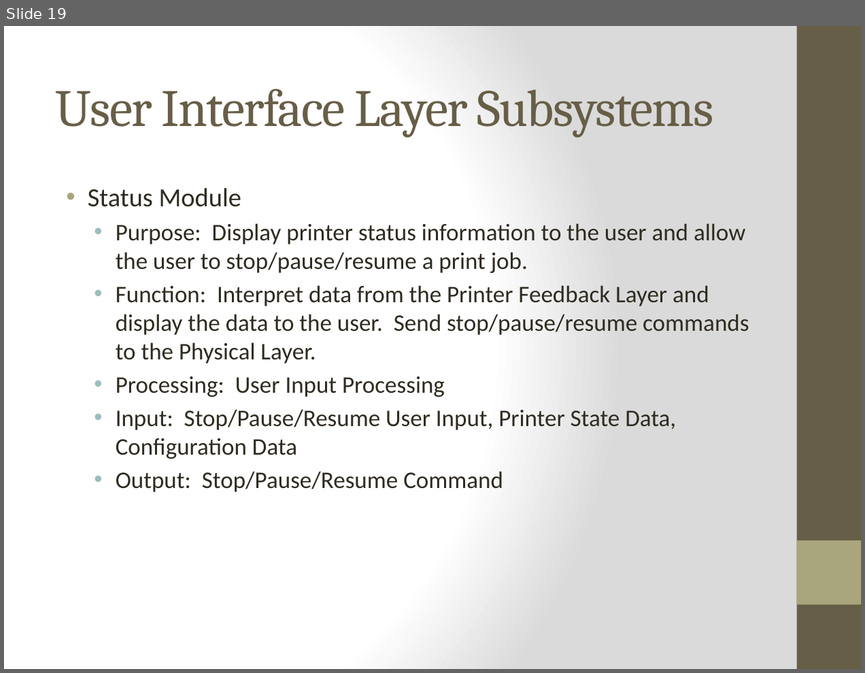
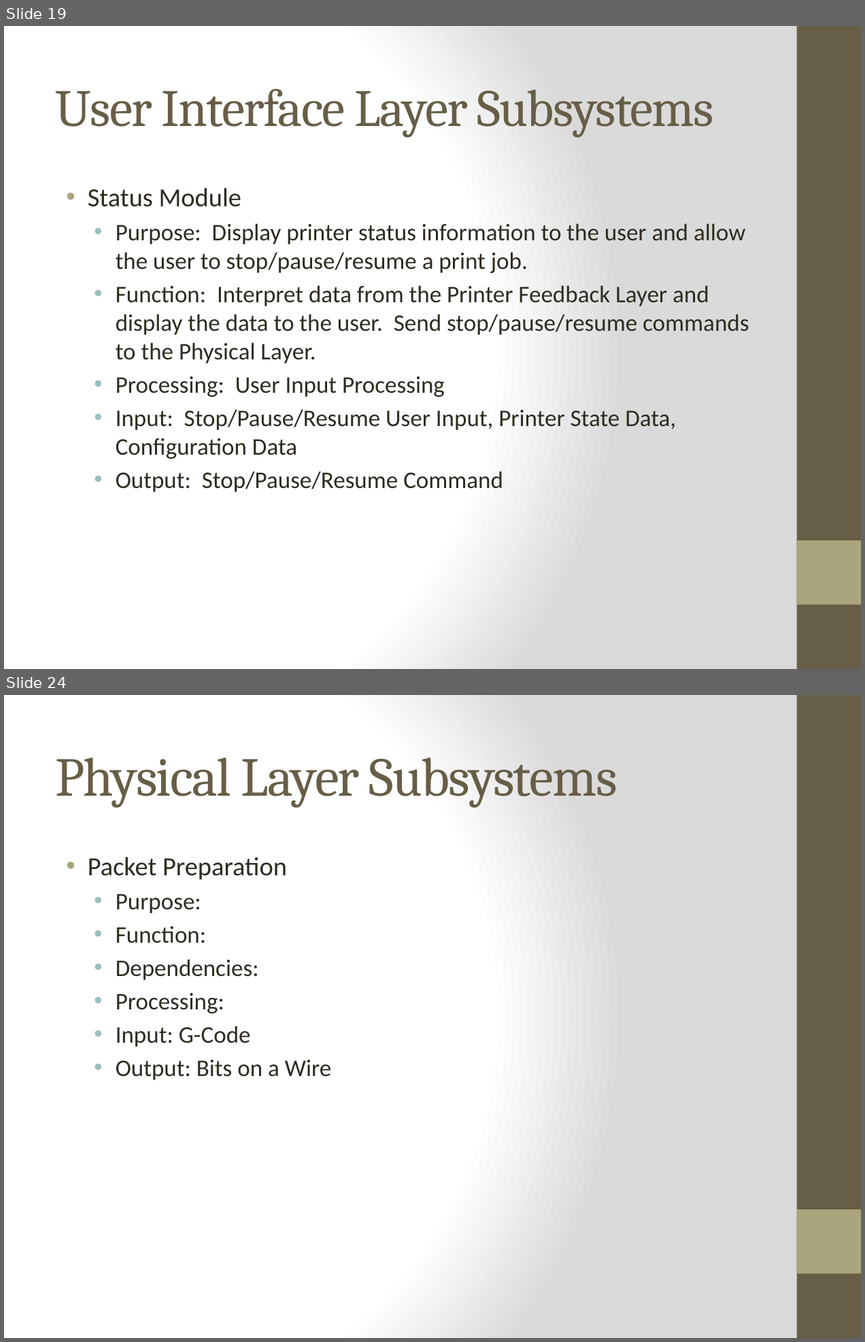
Before and after one commit to qpHalcy0n/SRDesign, a slide deck: ADS Gate Review/Team Ink3d ADS.pptx. Shown one above the other, each under a label of ours: slide 19 before the commit, slides 19 and 24 after it; the slides between them are not shown. The pictures are 865x673 and 865x1342 pixels, drawn with LibreOffice and Linux fonts; fonts in the diff are those of the drawing. Boxes give left, top, right and bottom in pixels: in the first picture for what was removed or moved away, otherwise in the second. Text is boxed around its words. In the diff, an @@ line names an element or a change of style, - is before the commit and + after.

```diff
--- a/ADS Gate Review/Team Ink3d ADS.pptx
+++ b/ADS Gate Review/Team Ink3d ADS.pptx
@@ slide 24 added at bbox=[4, 695, 861, 1338], background gradient #FFFFFF to #DADADA; not listed: 2 template elements that a slide beside it also shows @@
@@ title added at bbox=[56, 758, 617, 808], 46 pt, text #675E47 @@
+Physical Layer Subsystems
@@ text added at bbox=[88, 857, 331, 1080], 20 pt, text #2F2B20 @@
+• Packet Preparation
+  • Purpose:
+  • Function:
+  • Dependencies:
+  • Processing:
+  • Input: G-Code
+  • Output: Bits on a Wire
```
Also in this commit, not shown: 5 other slides added.
